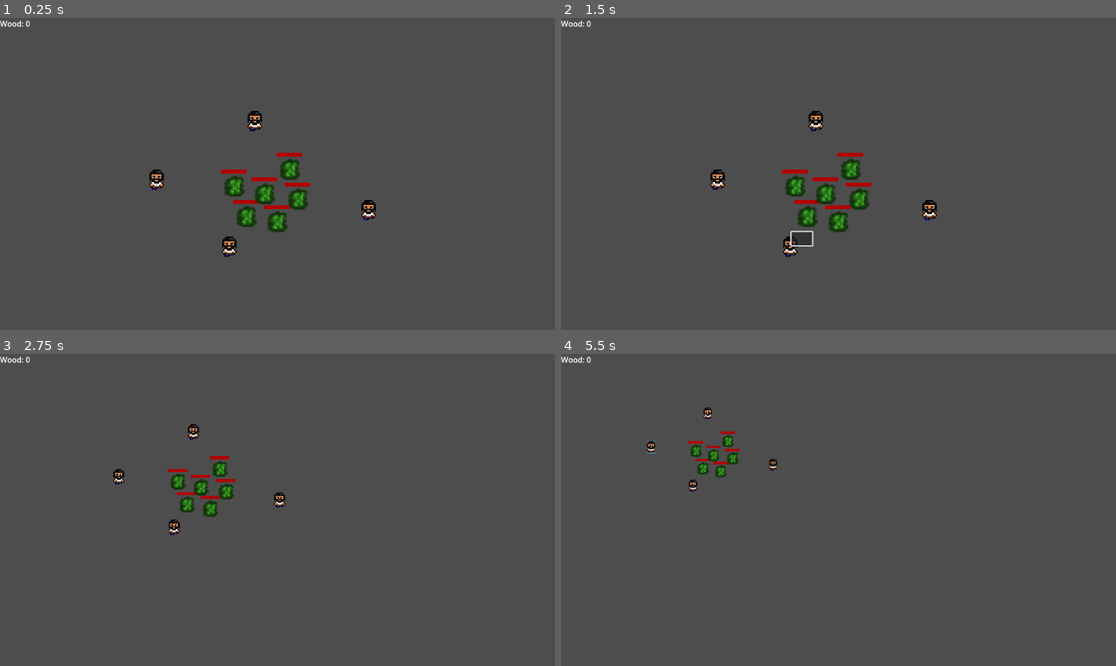
Above: before the commit, frames 1-4 (two rows, left to right).
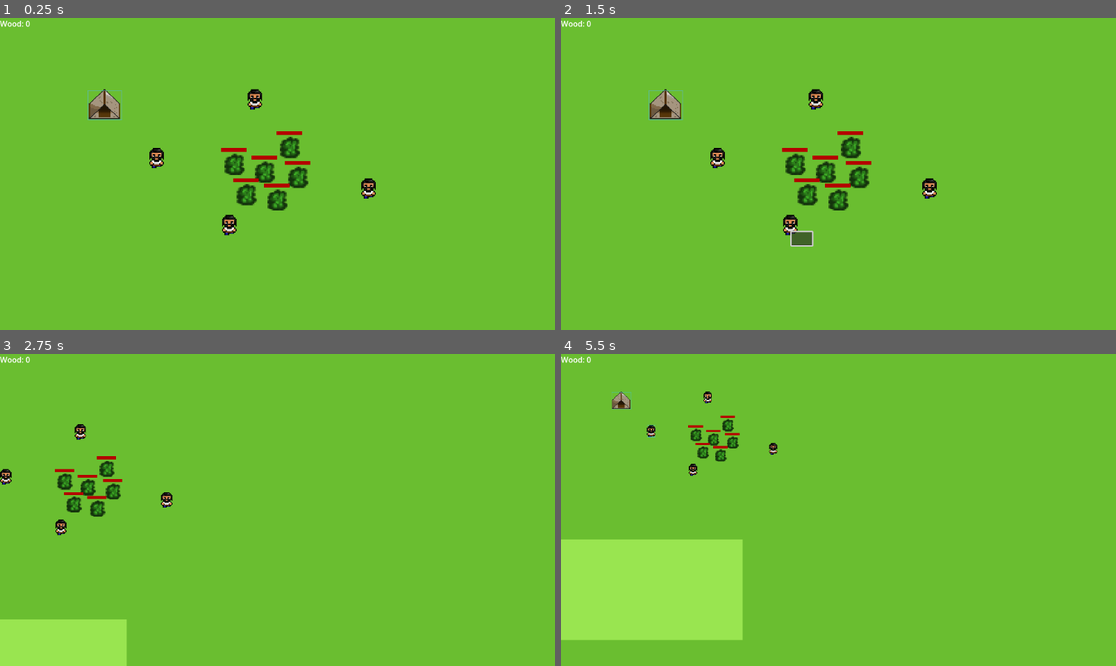
Above: after the commit, the same moments.

Repository: LukasDeRuiter/BigBattles
Game: Godot game, scene res://Scenes/world.tscn
The game is run twice, just before and just after one commit, with the same random seed, the same clock (stepped at 60 frames per second) and the same inputs. This scene is started directly instead of the project's main scene.
Inputs (mouse positions are in pixels of both pictures, inside the frame that each line leads up to):
- Up to frame 1 (0.25 s): no input
- Up to frame 2 (1.5 s): tap Enter at 0.5 s; drag from (716, 180) to (860, 198) at 0.52 s; drag from (788, 245) to (860, 198) at 1.27 s
- Up to frame 3 (2.75 s): move the mouse to (255, 456) at 2.02 s; hold Right (ui_right) from 2.03 s (still down); tap Mouse wheel down (WheelDown) at 2.1 s; click (255, 456) at 2.17 s
- Up to frame 4 (5.5 s): release Right (ui_right) at 2.75 s; drag from (838, 500) to (672, 463) at 2.77 s; move the mouse to (1005, 556) at 3.52 s; hold Left (ui_left) 3.53-4.25 s; click (1005, 556) at 3.6 s; drag from (672, 463) to (749, 503) at 4.27 s; move the mouse to (866, 510) at 5.02 s; hold Down (ui_down) from 5.03 s (still down); tap Mouse wheel down (WheelDown) at 5.1 s; click (866, 510) at 5.17 s

The runs differ from the first frame. In frame 1, 100% of the frame differs, in the area x 0-100%, y 0-100%; in frame 2, 100%; in frame 3, 100%; in frame 4, 100%.

Commit message:
add first part of buildings logic

Diff:
--- /dev/null
+++ b/Scenes/tent.tscn
@@ -0,0 +1,35 @@
+[gd_scene load_steps=5 format=3 uid="uid://d1hgu408vy0uy"]
+
+[ext_resource type="Texture2D" uid="uid://obg4p210bniw" path="res://assets/buildings/tent-1.png" id="1_2jy8h"]
+[ext_resource type="Script" uid="uid://dsflhtqyskjvf" path="res://Scripts/tent.gd" id="1_cho4n"]
+
+[sub_resource type="RectangleShape2D" id="RectangleShape2D_cho4n"]
+size = Vector2(62, 54.5)
+
+[sub_resource type="StyleBoxFlat" id="StyleBoxFlat_c86kq"]
+bg_color = Color(0.6, 0.6, 0.6, 0)
+border_width_left = 2
+border_width_top = 2
+border_width_right = 2
+border_width_bottom = 2
+border_color = Color(0.223529, 0.8, 0.8, 1)
+border_blend = true
+
+[node name="Tent" type="StaticBody2D"]
+script = ExtResource("1_cho4n")
+
+[node name="CollisionShape2D" type="CollisionShape2D" parent="."]
+position = Vector2(0, -28.75)
+shape = SubResource("RectangleShape2D_cho4n")
+
+[node name="Tent-1" type="Sprite2D" parent="."]
+position = Vector2(-1.78814e-07, -31)
+scale = Vector2(2.03125, 1.9375)
+texture = ExtResource("1_2jy8h")
+
+[node name="Selected" type="Panel" parent="."]
+offset_left = -35.0
+offset_top = -60.0
+offset_right = 36.0
+offset_bottom = 2.0
+theme_override_styles/panel = SubResource("StyleBoxFlat_c86kq")
--- a/Scenes/world.tscn
+++ b/Scenes/world.tscn
@@ -1,21 +1,32 @@
-[gd_scene load_steps=6 format=3 uid="uid://cop568vsfhdim"]
+[gd_scene load_steps=8 format=3 uid="uid://cop568vsfhdim"]
 
 [ext_resource type="Script" uid="uid://b3eqg3t068rbf" path="res://Scripts/world.gd" id="1_5a7ea"]
 [ext_resource type="Script" uid="uid://bpcmxdn4n41pm" path="res://Scripts/camera.gd" id="1_a02cp"]
+[ext_resource type="Texture2D" uid="uid://b13xw2bhx2gsj" path="res://assets/tiles/sprGrass.png" id="2_5ukr8"]
 [ext_resource type="PackedScene" uid="uid://de0i5he0h0xu2" path="res://Scenes/unit.tscn" id="2_go701"]
 [ext_resource type="PackedScene" uid="uid://bcp1ylohh1pl2" path="res://Scenes/tree.tscn" id="4_8j60k"]
 [ext_resource type="PackedScene" uid="uid://cij15l5momjuo" path="res://Scenes/ui.tscn" id="5_fo5ed"]
+[ext_resource type="PackedScene" uid="uid://d1hgu408vy0uy" path="res://Scenes/tent.tscn" id="7_o06y3"]
 
 [node name="World" type="Node2D"]
+y_sort_enabled = true
 script = ExtResource("1_5a7ea")
 
+[node name="TextureRect" type="TextureRect" parent="."]
+offset_right = 5244.0
+offset_bottom = 2902.0
+texture = ExtResource("2_5ukr8")
+
 [node name="Camera" type="Camera2D" parent="."]
-position = Vector2(230, 150)
+position = Vector2(567, 369)
 limit_left = 0
 limit_top = 0
 script = ExtResource("1_a02cp")
 
-[node name="Units" type="Node" parent="."]
+[node name="UI" parent="." instance=ExtResource("5_fo5ed")]
+
+[node name="Units" type="Node2D" parent="."]
+y_sort_enabled = true
 
 [node name="Unit" parent="Units" instance=ExtResource("2_go701")]
 position = Vector2(324, 358)
@@ -29,24 +40,29 @@
 [node name="Unit4" parent="Units" instance=ExtResource("2_go701")]
 position = Vector2(764, 421)
 
-[node name="Objects" type="Node" parent="."]
+[node name="Objects" type="Node2D" parent="."]
+y_sort_enabled = true
 
 [node name="Tree" parent="Objects" instance=ExtResource("4_8j60k")]
 position = Vector2(549, 365)
 
-[node name="UI" parent="." instance=ExtResource("5_fo5ed")]
-
-[node name="Tree" parent="." instance=ExtResource("4_8j60k")]
+[node name="Tree2" parent="Objects" instance=ExtResource("4_8j60k")]
 position = Vector2(618, 376)
 
-[node name="Tree2" parent="Tree" instance=ExtResource("4_8j60k")]
+[node name="Tree2" parent="Objects/Tree2" instance=ExtResource("4_8j60k")]
 position = Vector2(-43, 47)
 
-[node name="Tree2" parent="." instance=ExtResource("4_8j60k")]
+[node name="Tree3" parent="Objects" instance=ExtResource("4_8j60k")]
 position = Vector2(511, 412)
 
-[node name="Tree3" parent="." instance=ExtResource("4_8j60k")]
+[node name="Tree4" parent="Objects" instance=ExtResource("4_8j60k")]
 position = Vector2(486, 349)
 
-[node name="Tree4" parent="." instance=ExtResource("4_8j60k")]
+[node name="Tree5" parent="Objects" instance=ExtResource("4_8j60k")]
 position = Vector2(601, 314)
+
+[node name="Buildings" type="Node2D" parent="."]
+y_sort_enabled = true
+
+[node name="Tent" parent="Buildings" instance=ExtResource("7_o06y3")]
+position = Vector2(217, 255)
--- /dev/null
+++ b/Scripts/tent.gd
@@ -0,0 +1,9 @@
+extends StaticBody2D
+
+var mouseEntered = false
+var selected = false
+
+@onready var select = get_node("Selected")
+
+func _process(delta: float):
+	pass
Not shown, added: Scripts/tent.gd.uid
Binary file added: assets/buildings/tent-1.png
Not shown, added: assets/buildings/tent-1.png.import
Binary file added: assets/tiles/sprGrass.png
Not shown, added: assets/tiles/sprGrass.png.import
